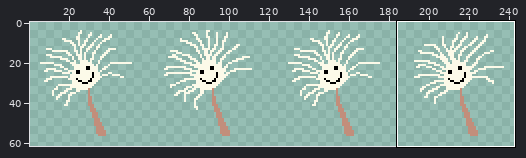
Edited in one commit: sprite sheet (assets/dandelion.png). Above: a wide view before the commit, with the close-up outlined.
Close-up. First the earlier version:
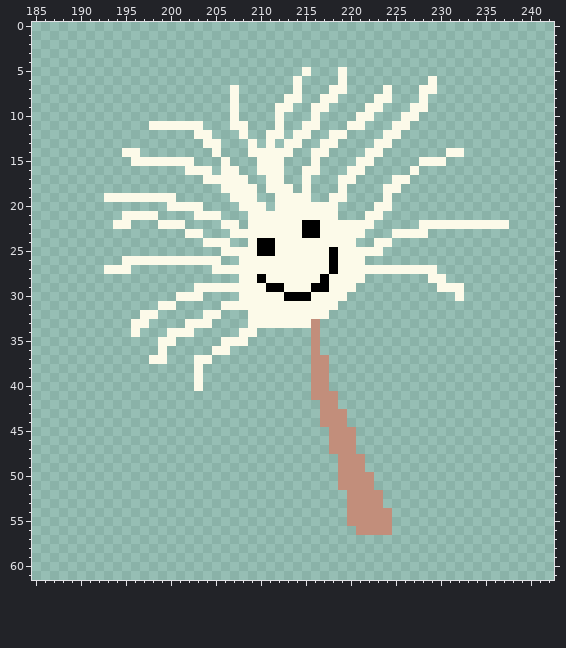
The file is 248x62 pixels. Shown: x 185..242, y 0..61. The wide view leaves out empty margins. The commit also changed other parts of the picture, which this record leaves out.
After:
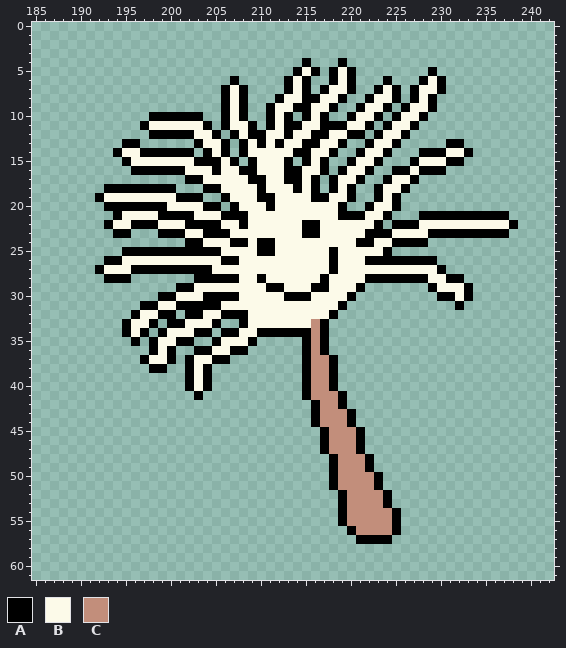
Palette (. is transparent): A #000000  B #fcfae9  C #c28e7b
The edit:
y 4: x 215 . -> A; x 219 . -> A
y 5: x 214 . -> A; x 216 . -> A; x 218 . -> A; x 220 . -> A; x 229 . -> A
y 6: x 207 . -> A; x 213 . -> A; x 215 . -> A; x 218 . -> A; x 220 . -> A; x 224 . -> A; x 228 . -> A; x 230 . -> A
y 7: x 206 . -> A; x 208 . -> A; x 213 . -> A; x 215 . -> A; x 217 . -> A; x 220 . -> A; x 223 . -> A; x 225 . -> A; x 227 . -> A; x 230 . -> A
y 8: x 206 . -> A; x 208 . -> A; x 212 . -> A; x 215..216 .. -> AA; x 219 . -> A; x 222 . -> A; x 225 . -> A; x 227 . -> A; x 229 . -> A
y 9: x 206 . -> A; x 208 . -> A; x 211 . -> A; x 214..215 .. -> AA; x 218 . -> A; x 221 . -> A; x 224 . -> A; x 226 . -> A; x 229 . -> A
y 10: x 198..203 ...... -> AAAAAA; x 206 . -> A; x 208 . -> A; x 211 . -> A; x 213 . -> A; x 215 . -> A; x 217 . -> A; x 220 . -> A; x 223 . -> A; x 225 . -> A; x 228 . -> A
y 11: x 197 . -> A; x 204 . -> A; x 206 . -> A; x 209 . -> A; x 211 . -> A; x 213..214 .. -> AA; x 217..219 ... -> AAA; x 222 . -> A; x 224 . -> A; x 227 . -> A
y 12: x 198..202 ..... -> AAAAA; x 205 . -> A; x 207 . -> A; x 209..210 .. -> AA; x 213 . -> A; x 216..217 .. -> AA; x 220..221 .. -> AA; x 223 . -> A; x 226 . -> A
y 13: x 195..196 .. -> AA; x 203 . -> A; x 206 . -> A; x 208 . -> A; x 210 . -> A; x 212 . -> A; x 215..216 .. -> AA; x 219 . -> A; x 222 . -> A; x 225 . -> A; x 231..232 .. -> AA
y 14: x 194 . -> A; x 197..202 ...... -> AAAAAA; x 204 . -> A; x 206 . -> A; x 208 . -> A; x 214..215 .. -> AA; x 218 . -> A; x 221 . -> A; x 224 . -> A; x 228..230 ... -> AAA; x 233 . -> A
y 15: x 195 . -> A; x 203..205 ... -> AAA; x 207 . -> A; x 209 . -> A; x 213 . -> A; x 215 . -> A; x 217 . -> A; x 220 . -> A; x 223 . -> A; x 227 . -> A; x 231..232 .. -> AA
y 16: x 196..201 ...... -> AAAAAA; x 205 . -> A; x 208..209 .. -> AA; x 213..214 .. -> AA; x 217 . -> A; x 219 . -> A; x 222 . -> A; x 225..226 .. -> AA; x 228..230 ... -> AAA
y 17: x 202..203 .. -> AA; x 209..210 .. -> AA; x 213..214 .. -> AA; x 216 . -> A; x 218 . -> A; x 221 . -> A; x 224 . -> A; x 227 . -> A
y 18: x 193..200 ........ -> AAAAAAAA; x 204..205 .. -> AA; x 210 . -> A; x 214 . -> A; x 216 . -> A; x 218 . -> A; x 220 . -> A; x 223 . -> A; x 226 . -> A
y 19: x 192 . -> A; x 201..203 ... -> AAA; x 206 . -> A; x 210..211 .. -> AA; x 216..217 .. -> AA; x 220 . -> A; x 223 . -> A; x 225 . -> A
y 20: x 193..199 ....... -> AAAAAAA; x 204..205 .. -> AA; x 207 . -> A; x 211 . -> A; x 219 . -> A; x 222 . -> A; x 225 . -> A
y 21: x 194 . -> A; x 199..202 .... -> AAAA; x 206..208 ... -> AAA; x 219..221 ... -> AAA; x 224 . -> A; x 228..237 .......... -> AAAAAAAAAA
y 22: x 193 . -> A; x 196..198 ... -> AAA; x 202..205 .... -> AAAA; x 208 . -> A; x 223 . -> A; x 225..227 ... -> AAA; x 238 . -> A
y 23: x 194..195 .. -> AA; x 199..201 ... -> AAA; x 204..206 ... -> AAA; x 222..224 ... -> AAA; x 229..237 ......... -> AAAAAAAAA
y 24: x 202..203 .. -> AA; x 207..208 .. -> AA; x 221..222 .. -> AA; x 225..228 .... -> AAAA
y 25: x 195..205 ........... -> AAAAAAAAAAA; x 224 . -> A
y 26: x 193..194 .. -> AA; x 206..207 .. -> AA; x 222..229 ........ -> AAAAAAAA
y 27: x 192 . -> A; x 196..204 ......... -> AAAAAAAAA; x 230 . -> A
y 28: x 193..195 ... -> AAA; x 203..207 ..... -> AAAAA; x 222..228 ....... -> AAAAAAA; x 231..232 .. -> AA
y 29: x 201..202 .. -> AA; x 221 . -> A; x 229 . -> A; x 233 . -> A
y 30: x 199..200 .. -> AA; x 204..207 .... -> AAAA; x 220 . -> A; x 230..231 .. -> AA; x 233 . -> A
y 31: x 197..198 .. -> AA; x 201..205 ..... -> AAAAA; x 219 . -> A; x 232 . -> A
y 32: x 196 . -> A; x 199..200 .. -> AA; x 202..203 .. -> AA; x 206..208 ... -> AAA; x 218 . -> A
y 33: x 195 . -> A; x 198 . -> A; x 200..201 .. -> AA; x 205 . -> A; x 208 . -> A; x 217 . -> A
y 34: x 195 . -> A; x 197 . -> A; x 199 . -> A; x 203..204 .. -> AA; x 206..207 .. -> AA; x 210..215 ...... -> AAAAAA; x 217 . -> A
y 35: x 196 . -> A; x 198 . -> A; x 201..202 .. -> AA; x 205 . -> A; x 209 . -> A; x 215 . -> A; x 217 . -> A
y 36: x 198 . -> A; x 200 . -> A; x 203..204 .. -> AA; x 207..208 .. -> AA; x 215 . -> A; x 217 . -> A
y 37: x 197 . -> A; x 200 . -> A; x 202 . -> A; x 205..206 .. -> AA; x 215 . -> A; x 218 . -> A
y 38: x 198..199 .. -> AA; x 202 . -> A; x 204 . -> A; x 215 . -> A; x 218 . -> A
y 39..40: x 202 . -> A; x 204 . -> A; x 215 . -> A; x 218 . -> A
y 41: x 203 . -> A; x 215 . -> A; x 219 . -> A
y 42: x 216 . -> A; x 219 . -> A
y 43..44: x 216 . -> A; x 220 . -> A
y 45..47: x 217 . -> A; x 221 . -> A
y 48..49: x 218 . -> A; x 222 . -> A
y 50..51: x 218 . -> A; x 223 . -> A
y 52..53: x 219 . -> A; x 224 . -> A
y 54..55: x 219 . -> A; x 225 . -> A
y 56: x 220 . -> A; x 225 . -> A
y 57: x 221..224 .... -> AAAA
